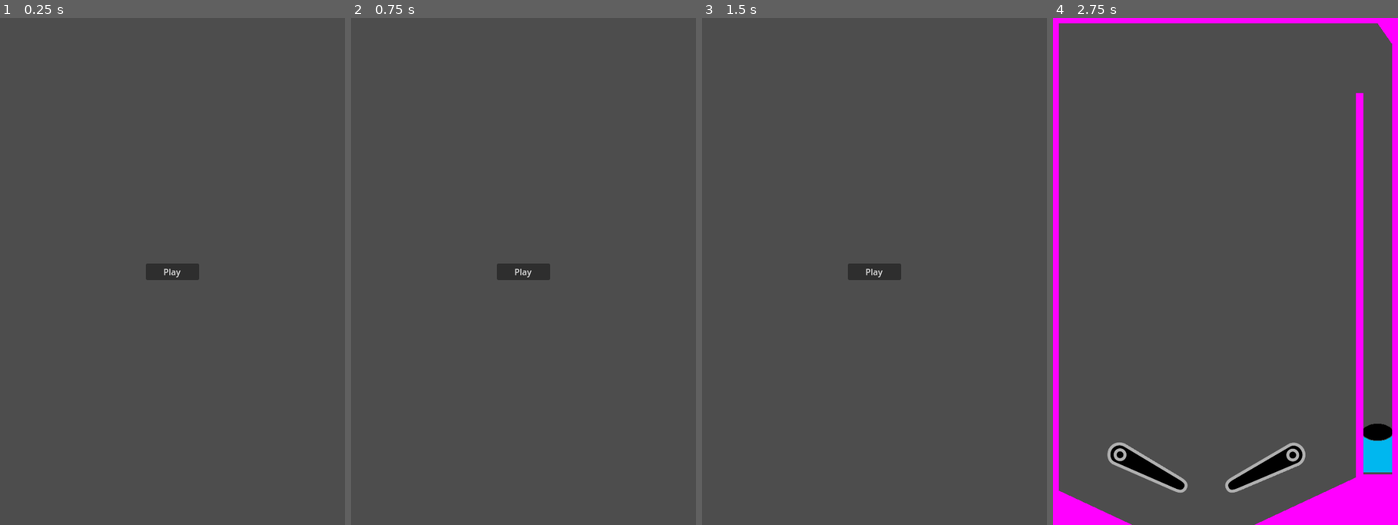
Above: before the commit, frames 1-4 (left to right).
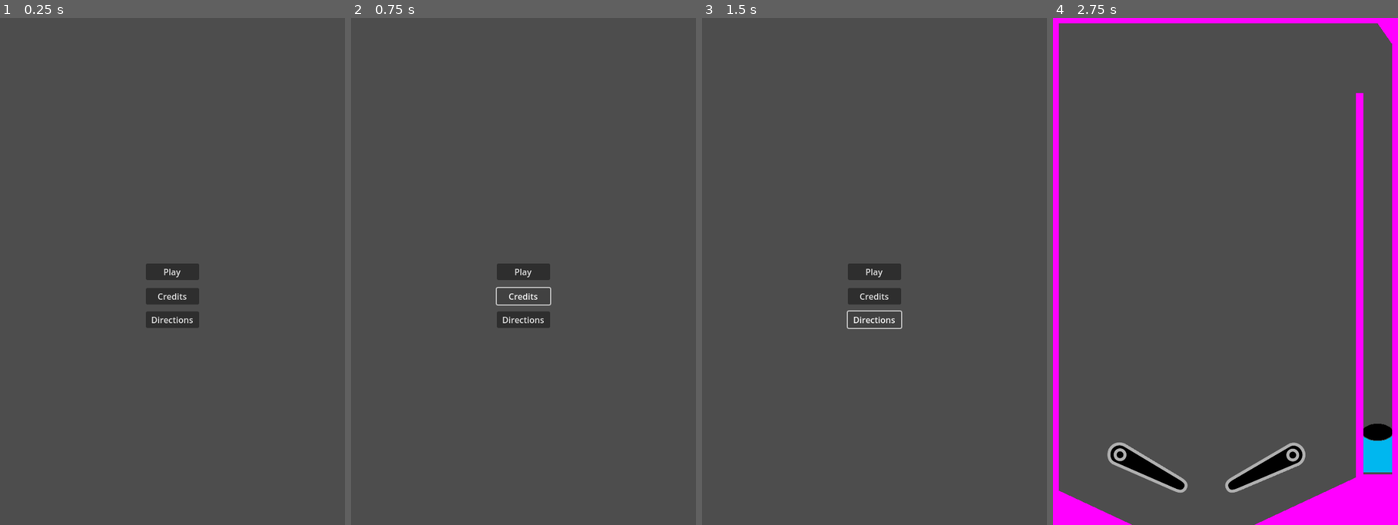
Above: after the commit, the same moments.

Repository: bsu-cs315/fp-team1-pinball
Game: Godot game, scene res://Title screen/title_screen.tscn
The game is run twice, just before and just after one commit, with the same random seed, the same clock (stepped at 60 frames per second) and the same inputs.
Inputs (mouse positions are in pixels of both pictures, inside the frame that each line leads up to):
- Up to frame 1 (0.25 s): no input
- Up to frame 2 (0.75 s): click (523, 296) at 0.5 s, where only the run after the commit has a clickable "Credits"
- Up to frame 3 (1.5 s): click (874, 322) at 1.25 s, where only the run after the commit has a clickable "Directions"
- Up to frame 4 (2.75 s): click "Play" at 2 s

The runs differ from the first frame. In frame 1, 0.9% of the frame differs, in the area x 42-58%, y 53-62%; in frame 2, 0.6%; in frame 3, 0.6%; in frame 4, nothing differs.

Commit message:
Add Credits and Directions buttons to TitleScreen

Diff:
--- a/project/Title screen/title_screen.gd
+++ b/project/Title screen/title_screen.gd
@@ -1,5 +1,12 @@
 extends CanvasLayer
 
+func _on_play_button_pressed() -> void:
+	get_tree().change_scene_to_file("res://world/world.tscn")
 
-func _on_button_pressed() -> void:
-	get_tree().change_scene_to_file("res://world/world.tscn")
+
+func _on_credits_button_pressed() -> void:
+	pass # Replace with function body.
+
+
+func _on_directions_button_pressed() -> void:
+	pass # Replace with function body.
--- a/project/Title screen/title_screen.tscn
+++ b/project/Title screen/title_screen.tscn
@@ -5,7 +5,7 @@
 [node name="TitleScreen" type="CanvasLayer"]
 script = ExtResource("1_sx2mq")
 
-[node name="Button" type="Button" parent="."]
+[node name="Play" type="Button" parent="."]
 anchors_preset = 8
 anchor_left = 0.5
 anchor_top = 0.5
@@ -21,4 +21,34 @@
 size_flags_vertical = 4
 text = "Play"
 
-[connection signal="pressed" from="Button" to="." method="_on_button_pressed"]
+[node name="Credits" type="Button" parent="."]
+anchors_preset = 7
+anchor_left = 0.5
+anchor_top = 1.0
+anchor_right = 0.5
+anchor_bottom = 1.0
+offset_left = -50.0
+offset_top = -445.0
+offset_right = 50.0
+offset_bottom = -414.0
+grow_horizontal = 2
+grow_vertical = 0
+text = "Credits"
+
+[node name="Directions" type="Button" parent="."]
+anchors_preset = 7
+anchor_left = 0.5
+anchor_top = 1.0
+anchor_right = 0.5
+anchor_bottom = 1.0
+offset_left = -50.0
+offset_top = -401.0
+offset_right = 50.0
+offset_bottom = -370.0
+grow_horizontal = 2
+grow_vertical = 0
+text = "Directions"
+
+[connection signal="pressed" from="Play" to="." method="_on_play_button_pressed"]
+[connection signal="pressed" from="Credits" to="." method="_on_credits_button_pressed"]
+[connection signal="pressed" from="Directions" to="." method="_on_directions_button_pressed"]
